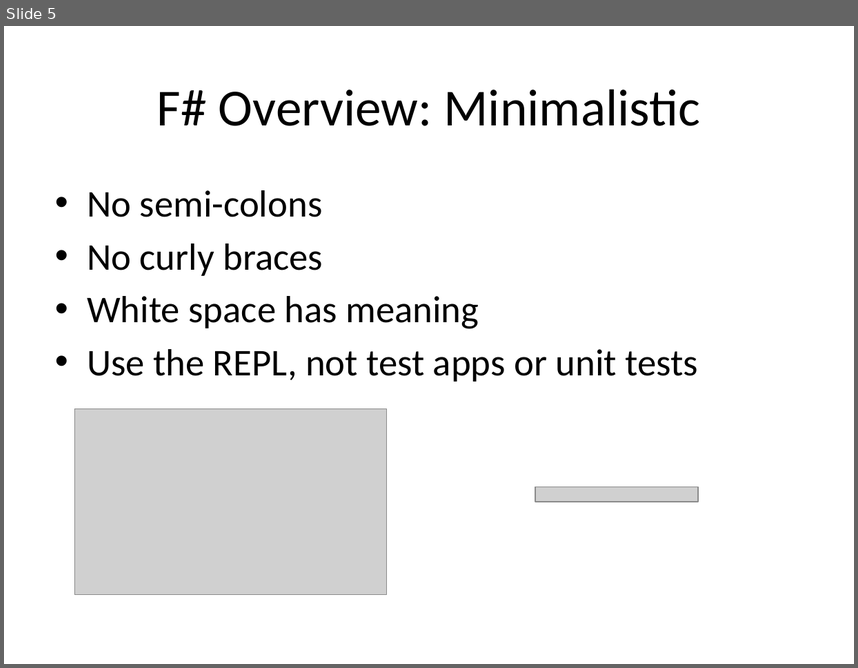
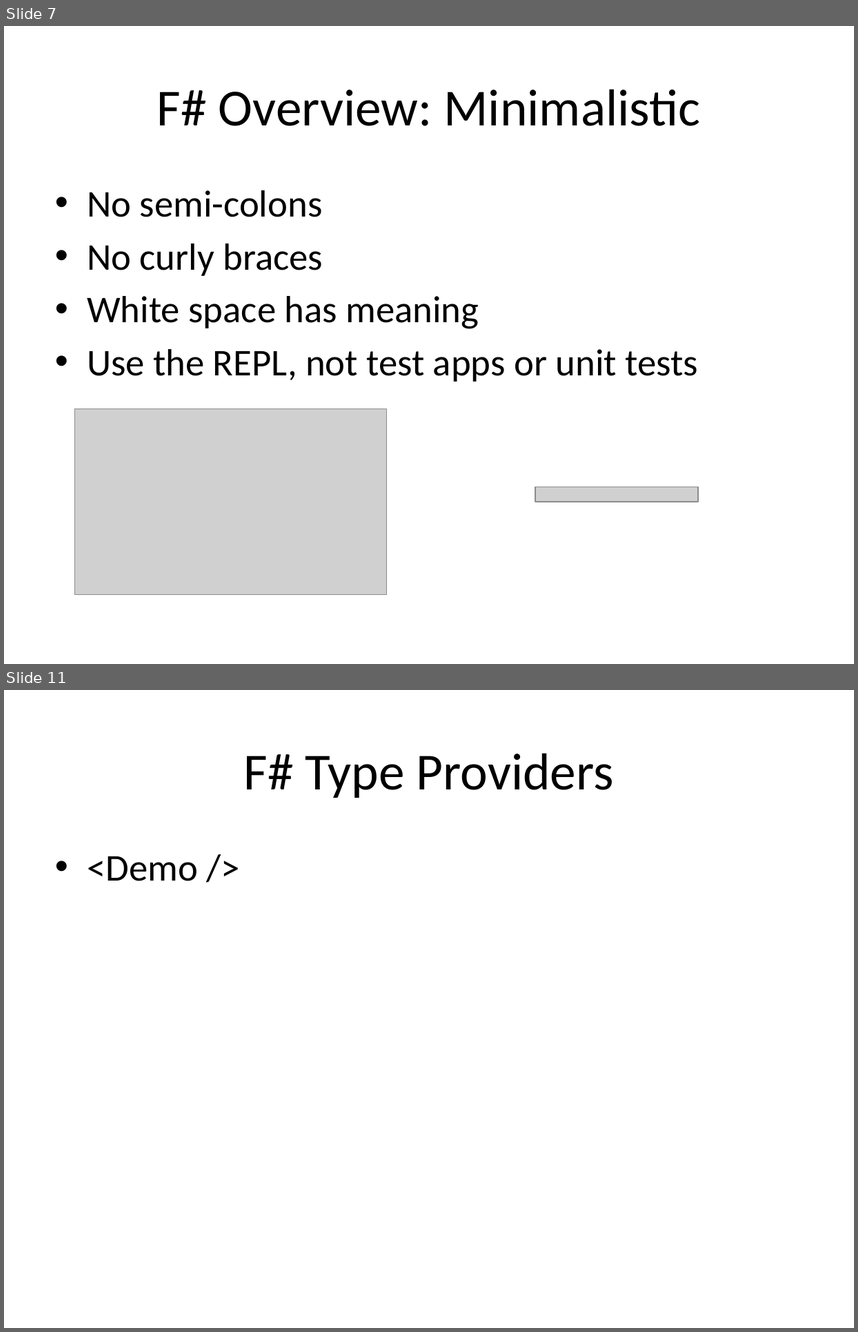
Before and after one commit to AlanGitHub00/PydataNYC, a slide deck: presentation/FSharpForData.pptx. Shown one above the other, each under a label of ours: slide 5 before the commit, slides 7 and 11 after it; the slides between them are not shown. The pictures are 858x668 and 858x1332 pixels, drawn with LibreOffice and Linux fonts; fonts in the diff are those of the drawing; grey boxes stand for pictures. Boxes give left, top, right and bottom in pixels: in the first picture for what was removed or moved away, otherwise in the second. Text is boxed around its words. In the diff, an @@ line names an element or a change of style, - is before the commit and + after.

```diff
--- a/presentation/FSharpForData.pptx
+++ b/presentation/FSharpForData.pptx
@@ slide 11 added at <box>4,690,854,1328</box>, background #FFFFFF @@
@@ title added at <box>243,753,614,798</box>, 44 pt, text #000000 @@
+F# Type Providers
@@ text added at <box>87,856,198,881</box>, 32 pt, text #000000 @@
+• <Demo />
@@ what was slide 5 is now slide 7 @@
```
Also in this commit, not shown: 1 slide changed, 11 other slides added, 8 other files.
